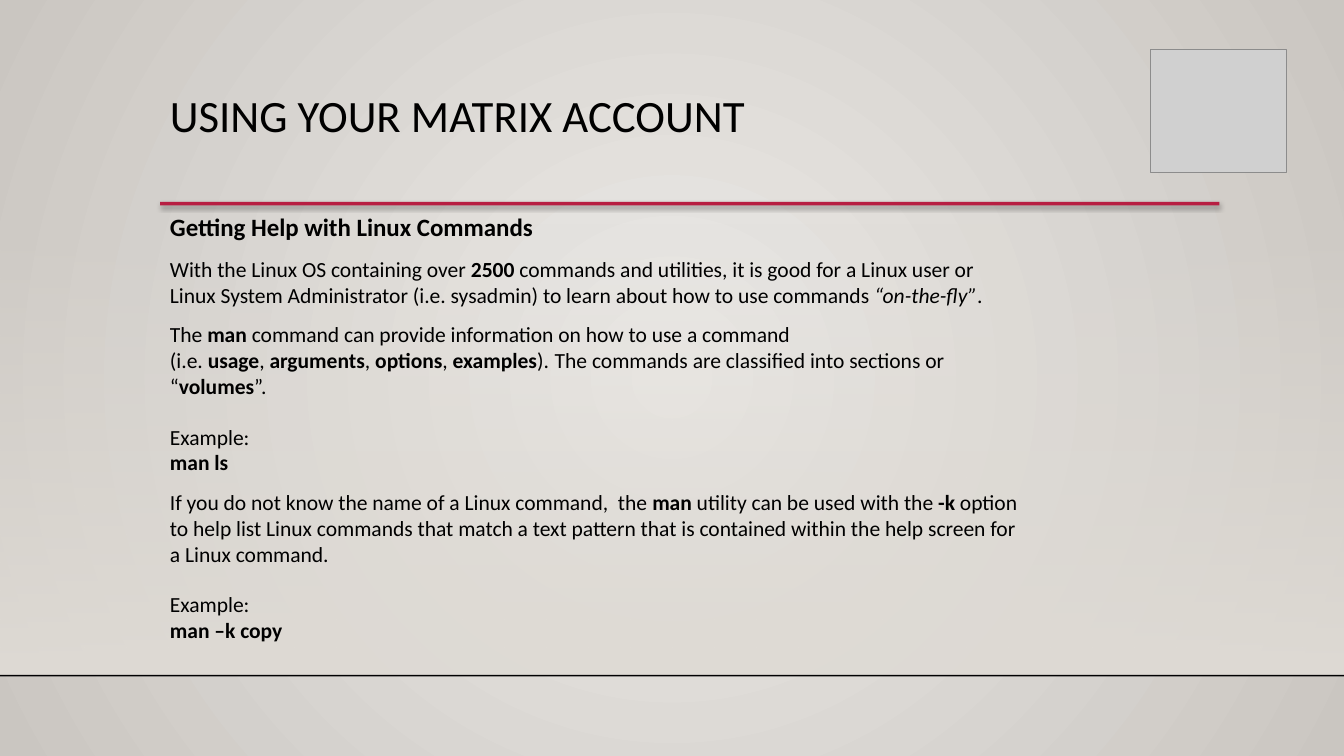
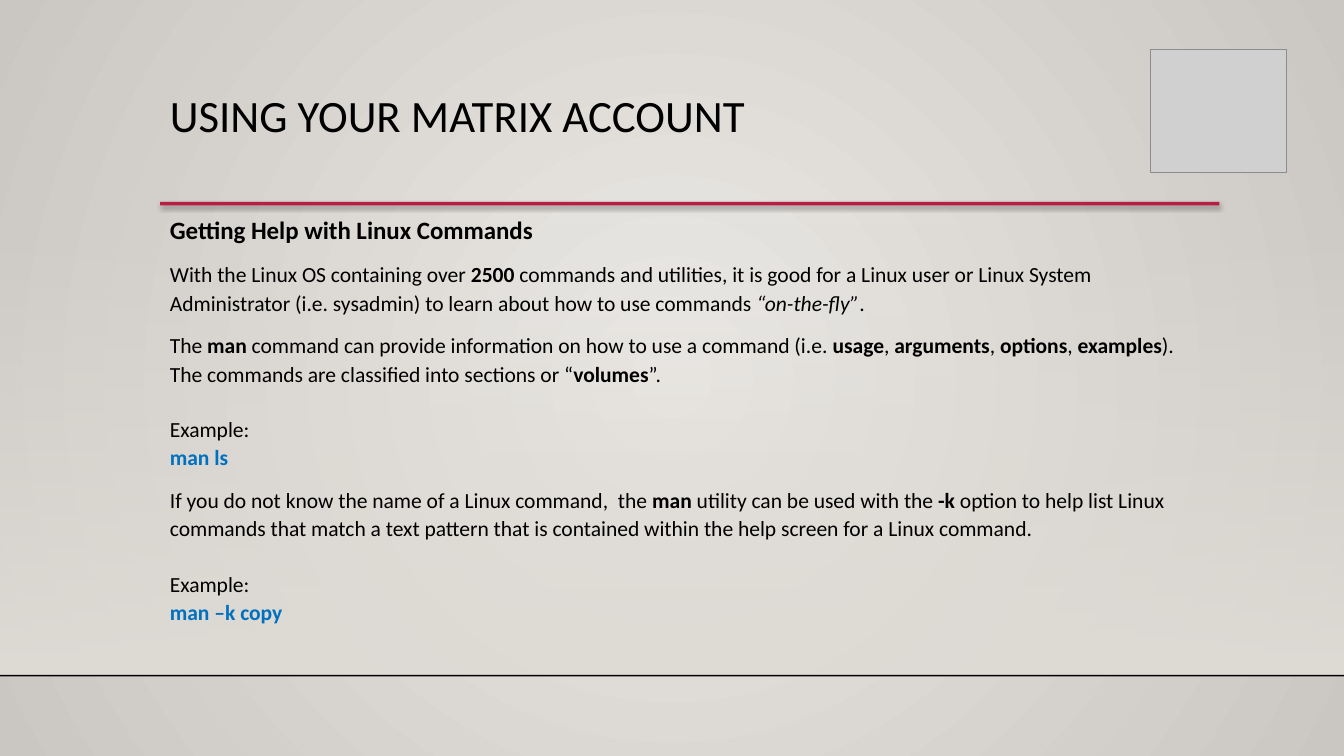
Before and after one commit to ULI101/slides, a slide deck: slide 4 of ULI101-1.2.pptx. Drawn at 1344x756 pixels with LibreOffice and Linux fonts; fonts in the diff are those of the drawing; grey boxes stand for pictures; background and template pictures are left out. Boxes give left, top, right and bottom in pixels: in the first picture for what was removed or moved away, otherwise in the second. Text is boxed around its words. In the diff, an @@ line names an element or a change of style, - is before the commit and + after.

```diff
--- a/ULI101-1.2.pptx
+++ b/ULI101-1.2.pptx
@@ text "Getting Help with Linux Commands" at (170, 221, 1174, 624): text colour #000000 to #0070C0 in "man ls", "man –k copy"; line spacing 1 to 1.1 @@
```
Also in this commit, not shown: 5 other slides changed, 2 other files.
